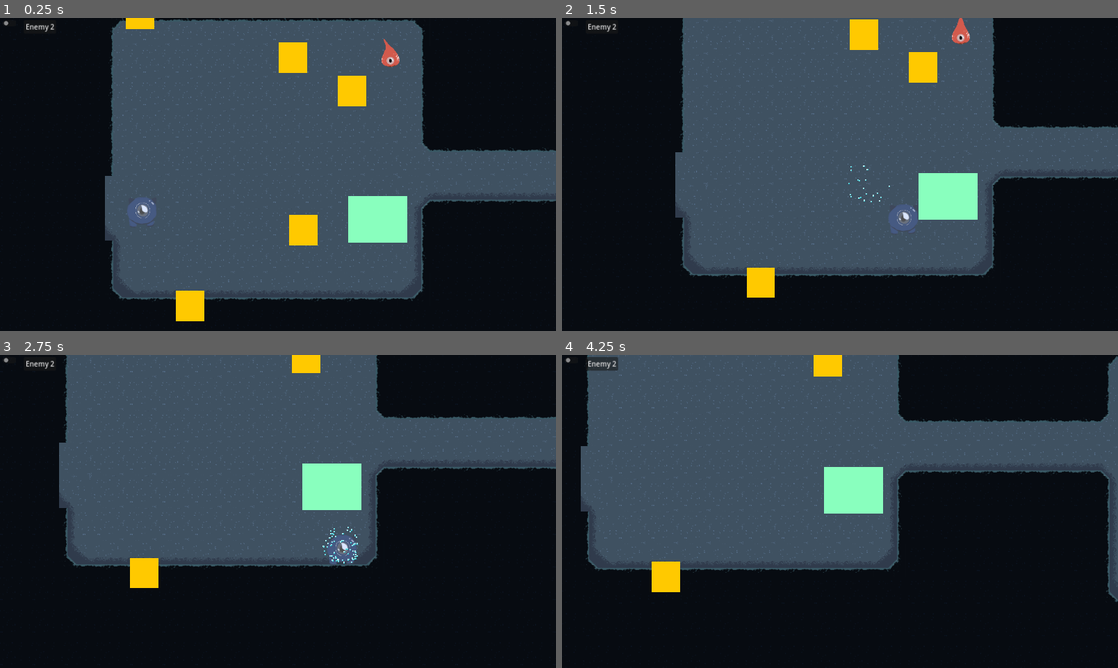
Above: before the commit, frames 1-4 (two rows, left to right).
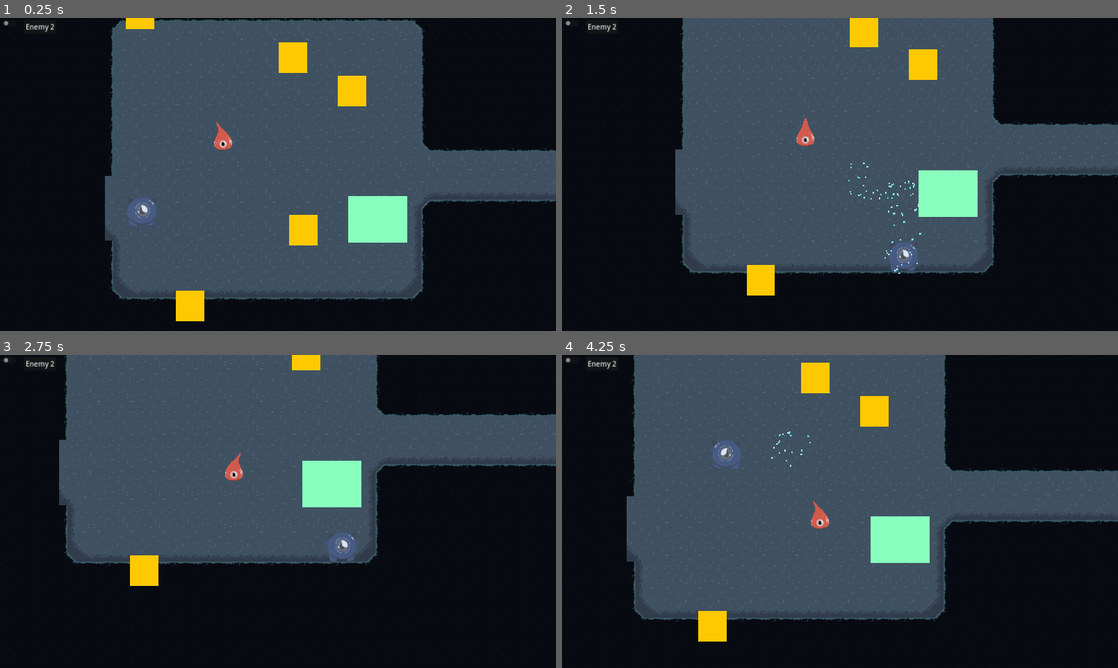
Above: after the commit, the same moments.

Repository: acropolis914/Gwizz-s-Game-Jam
Game: Godot game, scene res://Scene/main.tscn
Same seed, same stepped clock (60 frames per second), same inputs: the game is played once before the commit and once after it.
Inputs (mouse positions are in pixels of both pictures, inside the frame that each line leads up to):
- Up to frame 1 (0.25 s): no input
- Up to frame 2 (1.5 s): tap Enter at 0.5 s; move the mouse to (962, 158) at 0.52 s; hold D (move_right) 0.53-1.28 s; tap Shift (dash) at 0.6, 1.35 s; move the mouse to (728, 190) at 1.27 s; hold S (move_down) from 1.28 s (still down)
- Up to frame 3 (2.75 s): move the mouse to (333, 442) at 2.02 s; release S (move_down) at 2.03 s; hold D (move_right) from 2.03 s (still down); tap Shift (dash) at 2.1 s
- Up to frame 4 (4.25 s): move the mouse to (812, 574) at 2.77 s; release D (move_right) at 2.78 s; hold W (move_up) 2.78-3.53 s; tap Shift (dash) at 2.85, 3.6 s; move the mouse to (1006, 558) at 3.52 s; hold A (move_left) from 3.53 s (still down)

The runs differ from the first frame. In frame 1, 0.3% of the frame differs, in the area x 38-72%, y 6-43%; in frame 2, 3.8%; in frame 3, 3.0%; in frame 4, 35%, in the area x 3-100%, y 0-92%.

Commit message:
enem fix
enem fix

Diff:
--- a/Scene/main.tscn
+++ b/Scene/main.tscn
@@ -153,7 +153,7 @@
 position = Vector2(-614, -164)
 
 [node name="enemy_type_3" parent="." instance=ExtResource("13_1u1k8")]
-position = Vector2(628, 206)
+position = Vector2(317, 353)
 
 [node name="Slime" parent="." instance=ExtResource("14_orumr")]
 position = Vector2(601, 534)
@@ -161,5 +161,8 @@
 [node name="trap_position" type="Marker2D" parent="."]
 position = Vector2(892, 398)
 
+[node name="enemy_type_1" parent="." instance=ExtResource("2_m0uvw")]
+position = Vector2(1287, 662)
+
 [connection signal="pressed" from="Debug/SpawnEnemy2" to="." method="_on_spawn_enemy_2_pressed"]
 [connection signal="timeout" from="UI_CanvasLayer/Game_Timer" to="Player" method="_on_game_timer_timeout"]
--- a/Scripts/Player.gd
+++ b/Scripts/Player.gd
@@ -32,7 +32,7 @@
 
 func for_dash_and_kill():
 	var mouse_dis = position.distance_to(get_global_mouse_position())
-	if Input.is_action_just_pressed("dash") && velocity.x != 0:
+	if Input.is_action_just_pressed("dash") && velocity != Vector2.ZERO:
 			speed = speed*6
 			gwizz_sprite.animation = "dash"
 			$DashParticle.emitting = true
--- a/Scripts/Story_mode.gd
+++ b/Scripts/Story_mode.gd
@@ -155,7 +155,7 @@
 	bad_end = true
 
 func _on_error_button_button_down():
-	$Error/Button.hide()
+	$Error/Error_Button.hide()
 	fade.play("Fade")
 	await fade.animation_finished
 	reset_game_stats()
--- a/Scripts/enemy_type_3.gd
+++ b/Scripts/enemy_type_3.gd
@@ -1,14 +1,14 @@
 extends CharacterBody2D
 
 
-var speed = 1
+var speed = 100
 var toAttack = false
 func _ready() -> void:
 	$AnimatedSprite2D.play()
 
 func _process(delta):
 	var player_pos = get_parent().get_node("Player").get_position()
-	if position.distance_to(player_pos) > 50:
+	if position.distance_to(player_pos) > 200:
 		position += speed * (player_pos-position).normalized() * delta
 	if toAttack:
 		_attack()
Not shown: 1 places in Scene/main.tscn that only renumber resources
Not shown: 1 places in Scene/story_mode.tscn that only renumber resources
